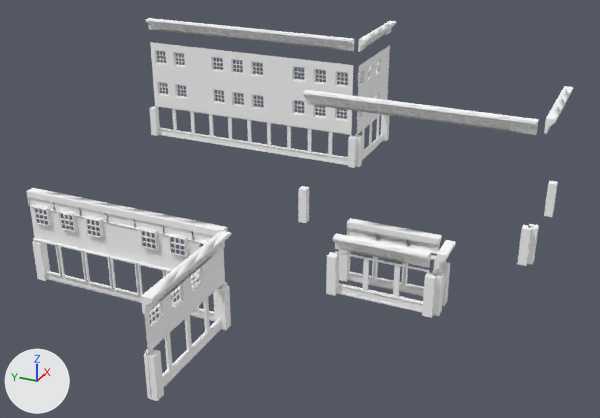
Two versions of the OBJ model Games/GuruttoWorld/Assets/Models/StreetJourney/Baked/Block-1-14.obj, one commit apart.
Camera for both pictures: a 50 mm camera at (-42.9, 23.6, 26.9) aimed at (6.9, 46.0, 2.0). The axes (+X, +Y, +Z) are drawn at lower left. The lights are the same throughout. The picture after the commit comes second. Where no turn or scale is listed for an object, it has been applied to the vertices. Vertices at exactly the same position are counted once.

Script lines for the objects in view, before the commit:
```python
me_block_1_14 = bpy.data.meshes.new('Block-1-14')
me_block_1_14.from_pydata(...)  # 15831 vertices, 26832 faces; spans x -14.0..29.0, y 29.5..68.0, z 0.0..11.2
me_block_1_14.materials.append(mat_white)  # white #ffffff
ob_block_1_14 = bpy.data.objects.new('Block-1-14', me_block_1_14)
ob_block_1_14.location = (0.0, 0.0, 0.0)
```
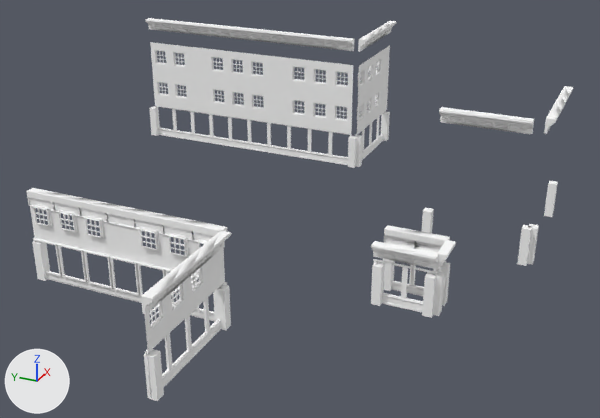
What differs and where, as boxes [x1, y1, x2, y2] in the pictures (600 x 418 px; the box of a moved part takes in the faces that stretch with it):
part 1 of me_block_1_14, moved or reshaped: before [326, 280, 339, 296]; after [371, 290, 384, 306]
part 2 of me_block_1_14, moved or reshaped: before [326, 252, 339, 284]; after [371, 262, 385, 294]
part 3 of me_block_1_14, moved or reshaped: before [339, 267, 350, 282]; after [384, 276, 394, 291]
part 4 of me_block_1_14, moved or reshaped: before [339, 250, 351, 270]; after [383, 259, 395, 279]
part 5 of me_block_1_14, moved or reshaped: before [333, 233, 431, 268]; after [439, 107, 534, 134]
part 6 of me_block_1_14, moved or reshaped (not visible afterwards): before [298, 210, 309, 223]
part 7 of me_block_1_14, moved or reshaped: before [298, 186, 309, 213]; after [421, 208, 434, 233]
part 8 of me_block_1_14, rebuilt (32% narrower, 13% shorter): before [336, 252, 429, 303]; after [374, 259, 437, 303]
part 9 of me_block_1_14, rebuilt: before [347, 252, 437, 289]; after [391, 260, 446, 289]
part 10 of me_block_1_14, rebuilt: before [347, 218, 442, 254]; after [384, 225, 450, 253]
part 11 of me_block_1_14, rebuilt (32% narrower, 32% shorter): before [335, 251, 430, 272]; after [373, 259, 437, 273]
part 12 of me_block_1_14, added: after [371, 241, 439, 269]
part 13 of me_block_1_14, deleted: before [303, 90, 538, 251]
part 14 of me_block_1_14, moved or reshaped: before [337, 255, 437, 312]; after [382, 283, 435, 316]

What changed in the scene script:
```text
Change me_block_1_14:
    used by ob_block_1_14; location = (0.0, 0.0, 0.0)
    remove me_block_1_14.from_pydata(...)  # 15831 vertices, 26832 faces; spans x -14.0..29.0, y 29.5..68.0, z 0.0..11.2
    add me_block_1_14.from_pydata(...)  # 15328 vertices, 25894 faces; spans x -14.0..29.0, y 29.5..68.0, z 0.0..11.2
    me_block_1_14 part 1: the loose piece of 17 vertices spanning x -0.3..0.3, y 40.3..41.0, z 0.0..0.9 is moved by (0.0, -3.0, 0.0)
    me_block_1_14 part 2: the loose piece of 25 vertices spanning x -0.3..0.3, y 40.3..41.0, z 0.9..2.7 is moved by (0.0, -3.0, 0.0)
    me_block_1_14 part 3: the loose piece of 17 vertices spanning x 1.7..2.3, y 40.3..41.0, z 0.0..0.9 is moved by (0.0, -3.0, 0.0)
    me_block_1_14 part 4: the loose piece of 25 vertices spanning x 1.7..2.3, y 40.3..41.0, z 0.9..2.7 is moved by (0.0, -3.0, 0.0)
    me_block_1_14 part 5: the loose piece of 92 vertices spanning x -0.5..0.1, y 34.5..40.5, z 3.2..4.2 is moved by (9.0, -3.8, 6.0)
    me_block_1_14 part 6: the loose piece of 17 vertices spanning x 8.7..9.3, y 46.3..47.0, z 0.0..0.9 is moved by (0.0, -9.5, 0.0)
    me_block_1_14 part 7: the loose piece of 25 vertices spanning x 8.7..9.3, y 46.3..47.0, z 0.9..2.7 is moved by (0.0, -9.5, 0.0)
    me_block_1_14 part 8: the loose piece of 182 vertices spanning x 0.1..0.2, y 34.5..40.5, z 0.6..2.9 is rebuilt with 123 vertices and now spans x 0.1..0.2, y 34.0..38.0, z 0.6..2.9
    me_block_1_14 part 9: the loose piece of 182 vertices spanning x 1.8..1.9, y 34.5..40.5, z 0.6..2.9 is rebuilt with 123 vertices and now spans x 1.8..1.9, y 34.0..38.0, z 0.6..2.9
    me_block_1_14 part 10: the loose piece of 92 vertices spanning x 1.9..2.5, y 34.5..40.5, z 3.2..4.2 is rebuilt with 69 vertices and now spans x 1.9..2.5, y 34.0..38.0, z 3.2..4.2
    me_block_1_14 part 11: the loose piece of 21 vertices spanning x 0.0..0.2, y 34.5..40.5, z 2.9..3.0 is rebuilt with 15 vertices and now spans x 0.0..0.2, y 34.0..38.0, z 2.9..3.0
    me_block_1_14 part 12: a new loose piece of 69 vertices spanning x -0.5..0.1, y 34.0..38.0, z 3.2..4.2, in mat_white (white #ffffff)
    me_block_1_14 part 13: 15 loose pieces with 375 vertices, spanning x -0.3..9.1, y 30.5..46.5, z 3.4..10.2, are deleted
    me_block_1_14 part 14: 167 vertices removed from x 0.0..2.0, y 34.5..40.5, z 0.0..3.0; 117 vertices added at x 0.0..2.0, y 34.0..38.0, z 0.0..3.0
    other edits to the shape of me_block_1_14 do not show in these pictures
```
